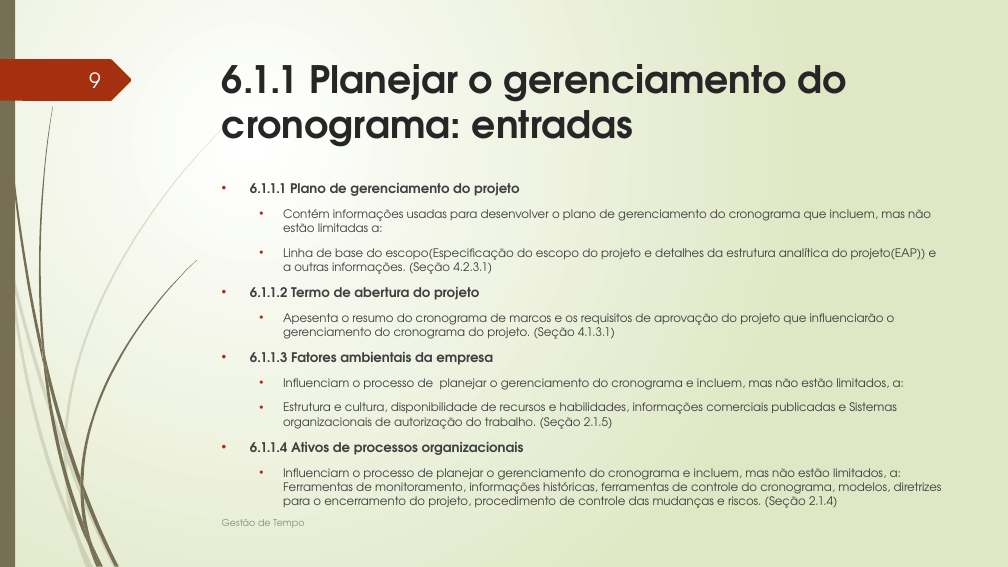
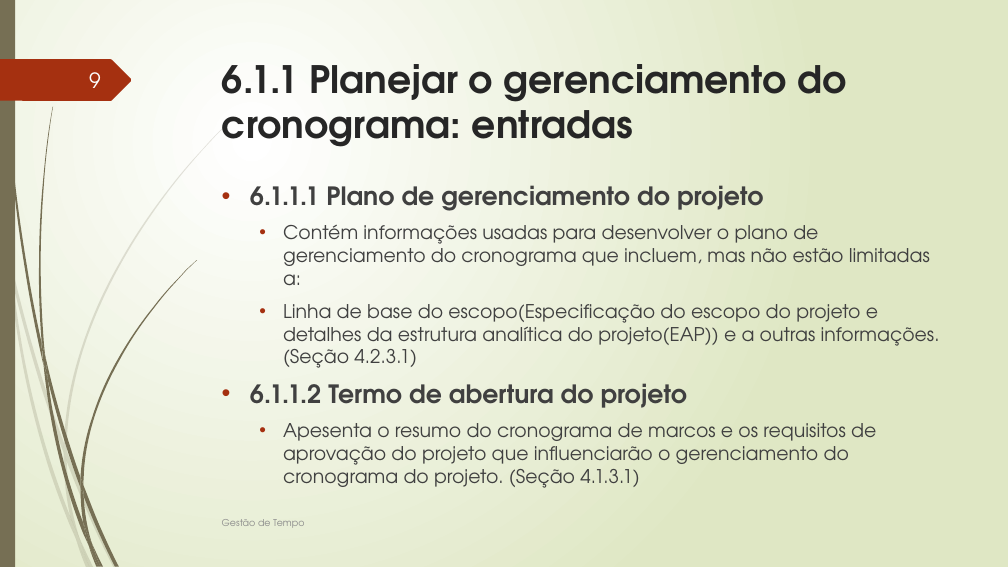
Before and after one commit to FabioMassaretto/GerenciamentoTempoProjeto, a slide deck: slide 9 of GERENCIAMENTO DO TEMPO DO PROJETO.pptx. Drawn at 1008x567 pixels with LibreOffice and Linux fonts; fonts in the diff are those of the drawing. Boxes give left, top, right and bottom in pixels: in the first picture for what was removed or moved away, otherwise in the second. Text is boxed around its words. In the diff, an @@ line names an element or a change of style, - is before the commit and + after.

Commit message:
Trabalho pronto

```diff
--- a/GERENCIAMENTO DO TEMPO DO PROJETO.pptx
+++ b/GERENCIAMENTO DO TEMPO DO PROJETO.pptx
@@ text "6.1.1.1 Plano de gerenciamento do ..." at [250,185,940,488]: size 12.6 to 24 pt in "6.1.1.1 Plano de gerenciamento do projeto", "6.1.1.2 Termo de abertura do projeto"; size 11.2 to 18 pt in "Contém informações usadas para desenvolver o plano ...", "Linha de base do escopo(Especificação do escopo ...", "Apesenta o resumo do cronograma de marcos ..." @@
@@ text at [250,352,942,497]: paragraphs removed @@
-• 6.1.1.3 Fatores ambientais da empresa
-  • Influenciam o processo de planejar o gerenciamento do cronograma e incluem, mas não estão limitados, a:
-  • Estrutura e cultura, disponibilidade de recursos e habilidades, informações comerciais publicadas e Sistemas organizacionais de autorização do trabalho. (Seção 2.1.5)
-• 6.1.1.4 Ativos de processos organizacionais
-  • Influenciam o processo de planejar o gerenciamento do cronograma e incluem, mas não estão limitados, a: Ferramentas de monitoramento, informações históricas, ferramentas de controle do cronograma, modelos, diretrizes para o encerramento do projeto, procedimento de controle das mudanças e riscos. (Seção 2.1.4)
```
Also in this commit, not shown: 23 other slides changed, 64 slides added.
